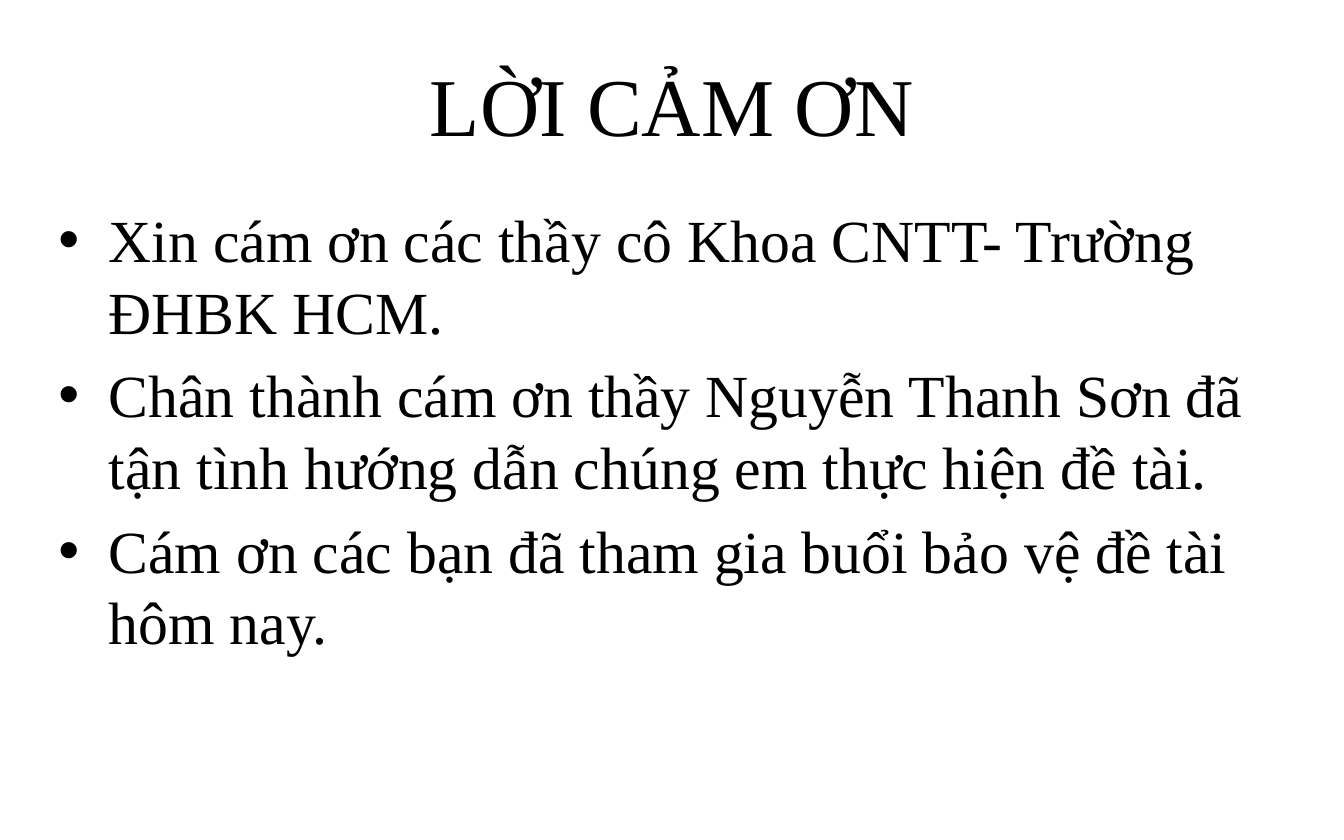
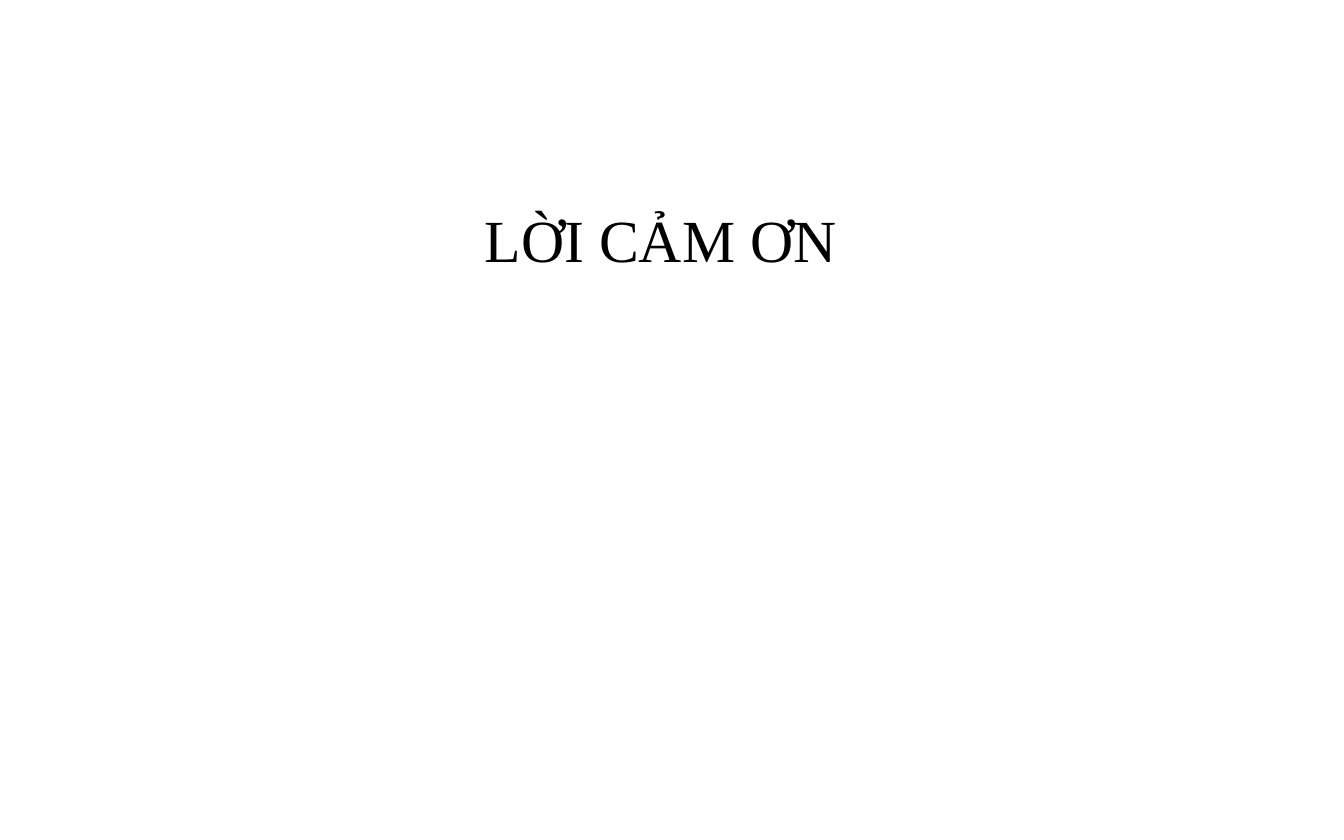
Before and after one commit to giang-rocker/logic, a slide deck: slide 26 of Report/SUY LUẬN TỰ NHIÊN.pptx. Drawn at 1344x840 pixels with LibreOffice and Linux fonts; fonts in the diff are those of the drawing. Boxes give left, top, right and bottom in pixels: in the first picture for what was removed or moved away, otherwise in the second. Text is boxed around its words. In the diff, an @@ line names an element or a change of style, - is before the commit and + after.

```diff
--- a/Report/SUY LUẬN TỰ NHIÊN.pptx
+++ b/Report/SUY LUẬN TỰ NHIÊN.pptx
@@ title removed at [430, 72, 914, 137] @@
-LỜI CẢM ƠN
@@ text at [485, 215, 836, 263]: text changed @@
-• Xin cám ơn các thầy cô Khoa CNTT- Trường ĐHBK HCM.
-• Chân thành cám ơn thầy Nguyễn Thanh Sơn đã tận tình hướng dẫn chúng em thực hiện đề tài.
-• Cám ơn các bạn đã tham gia buổi bảo vệ đề tài hôm nay.
+LỜI CẢM ƠN
```
Also in this commit, not shown: 2 other slides changed, 1 other file.
